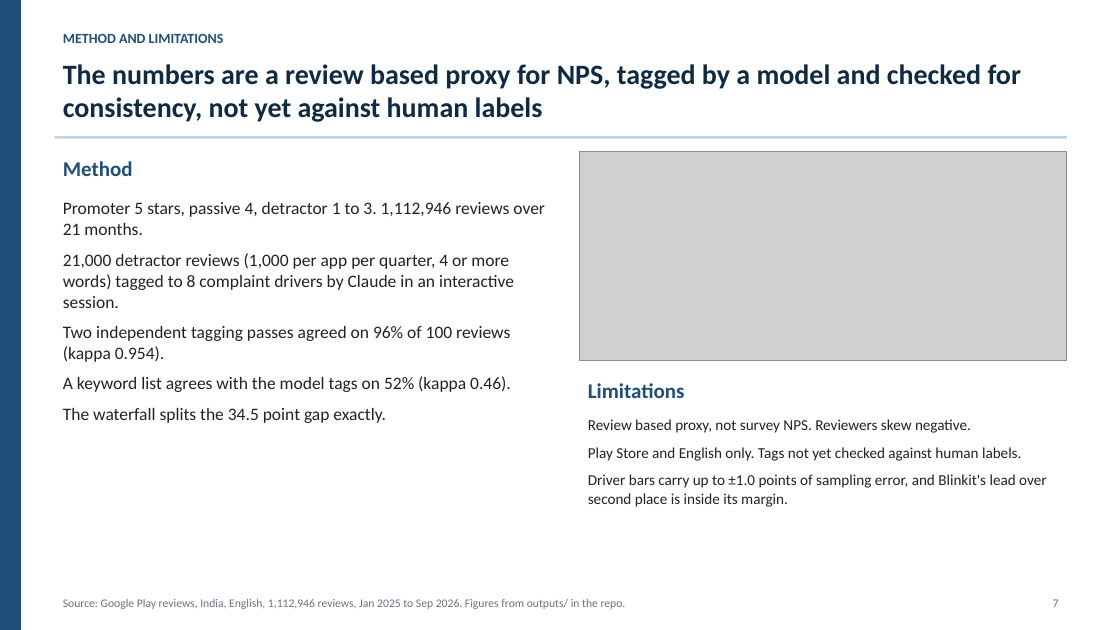
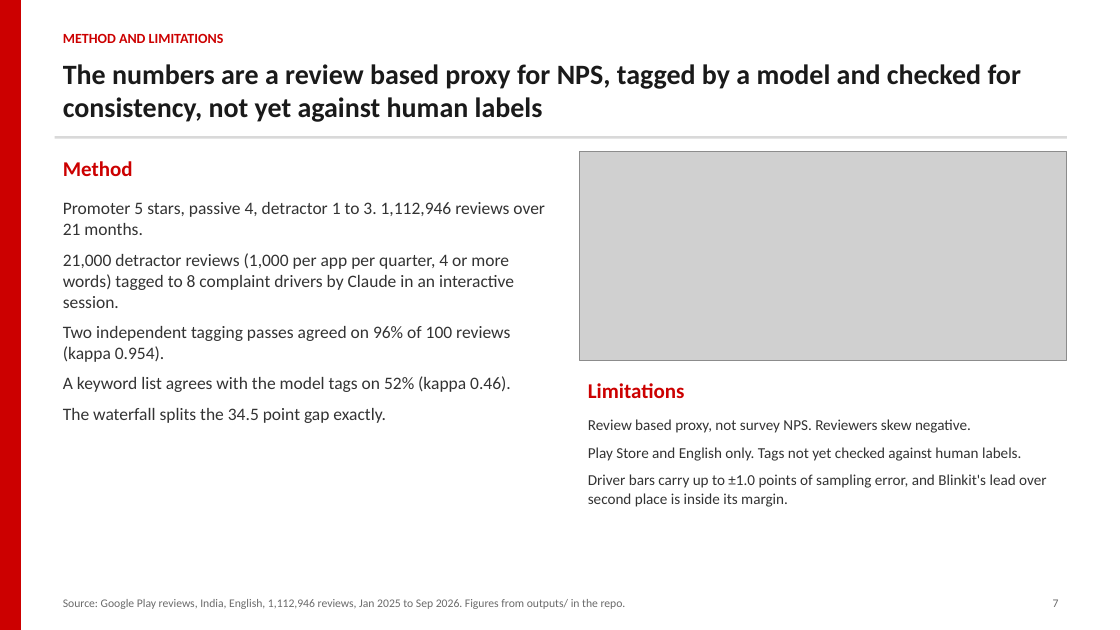
Before and after one commit to kaasyapv/Quick-Commerce-NPS-Benchmark-from-App-Reviews, a slide deck: slide 7 of deck/qcom_nps.pptx. Drawn at 1120x630 pixels with LibreOffice and Linux fonts; fonts in the diff are those of the drawing; grey boxes stand for pictures. Boxes give left, top, right and bottom in pixels: in the first picture for what was removed or moved away, otherwise in the second. Text is boxed around its words. In the diff, an @@ line names an element or a change of style, - is before the commit and + after.

```diff
--- a/deck/qcom_nps.pptx
+++ b/deck/qcom_nps.pptx
@@ rectangle at [0, 0, 21, 630]: fill #1F4E79 to #CC0000 @@
@@ text "The numbers are a review ..." at [63, 64, 1021, 122]: text colour #0F2A43 to #1A1A1A @@
@@ rectangle at [55, 136, 1067, 139]: fill #BBD3EA to #D9D9D9 @@
@@ text "Promoter 5 stars, passive 4, ..." at [63, 202, 545, 423]: text colour #222222 to #333333 @@
@@ text colour #1F4E79 to #CC0000 in 3 elements at [63, 34, 224, 43], [63, 161, 133, 176], [588, 383, 685, 398] @@
@@ text "Review based proxy, not survey ..." at [588, 419, 1046, 507]: text colour #222222 to #333333 @@
@@ text "Source: Google Play reviews, India, ..." at [63, 599, 626, 609]: text colour #6B7280 to #6B6B6B @@
@@ text "7" at [1053, 599, 1059, 607]: text colour #6B7280 to #6B6B6B @@
```
Also in this commit, not shown: 6 other slides changed, 2 other files.
